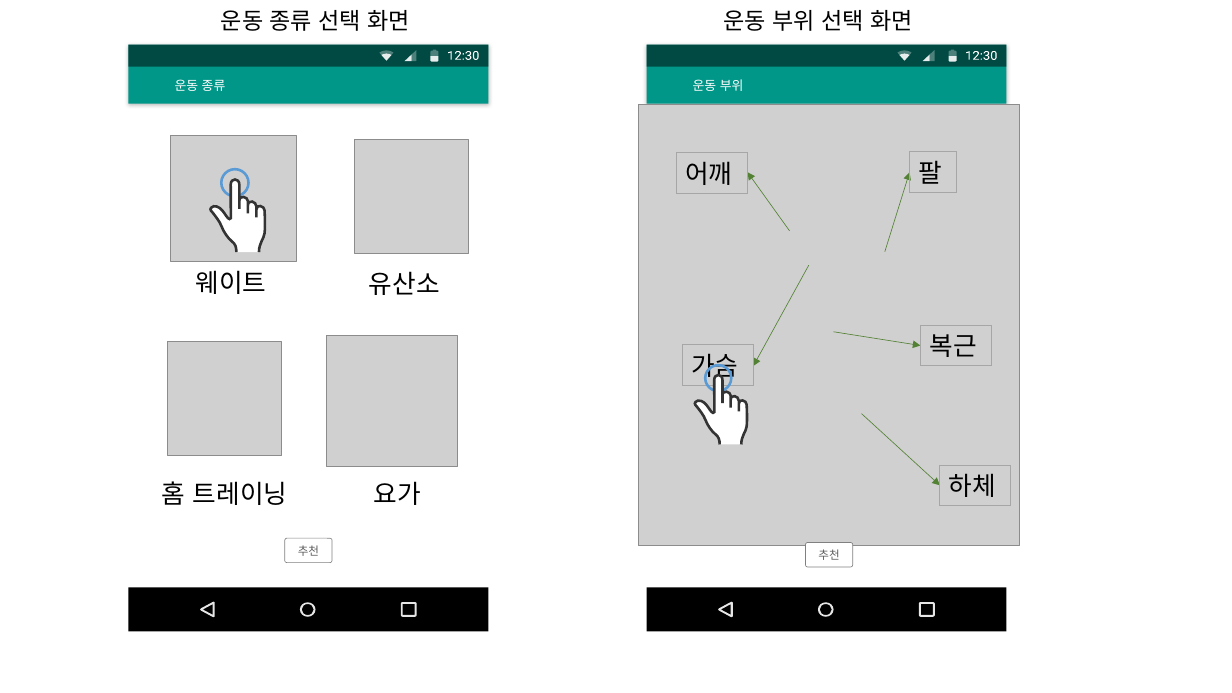
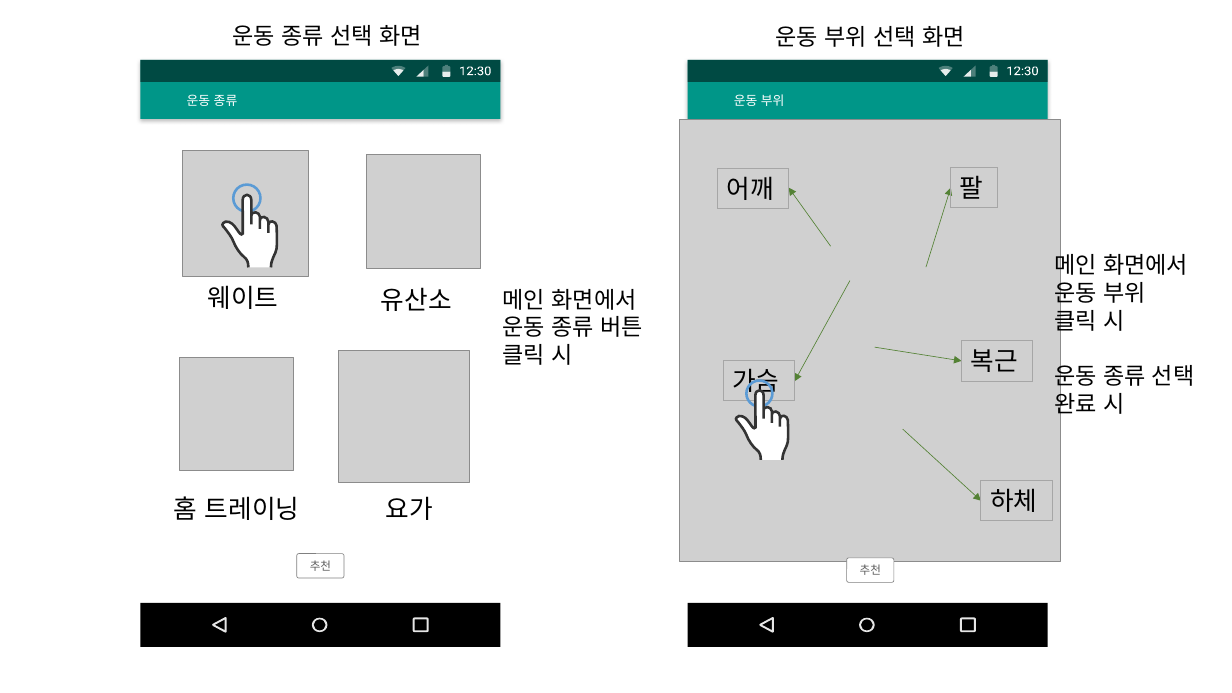
Before and after one commit to alstjr7437/AHC-AppProject, a slide deck: slide 6 of 설계/2반201915622김민석.pptx (slide 3 before the commit). Drawn at 1232x693 pixels with LibreOffice and Linux fonts; fonts in the diff are those of the drawing; grey boxes stand for pictures. Boxes give left, top, right and bottom in pixels: in the first picture for what was removed or moved away, otherwise in the second. Text is boxed around its words. In the diff, an @@ line names an element or a change of style, - is before the commit and + after.

```diff
--- a/설계/2반201915622김민석.pptx
+++ b/설계/2반201915622김민석.pptx
@@ text "운동 부위 선택 화면" moved from (x1=723, y1=10, x2=913, y2=31) to (x1=776, y1=26, x2=966, y2=47) @@
@@ 11 freeform shapes, 8 rectangles, 5 arrows, 1 picture, 1 rounded rectangle, 1 ellipse moved together from (x1=639, y1=44, x2=1020, y2=632) to (x1=679, y1=60, x2=1061, y2=647) @@
@@ text added at (x1=1054, y1=250, x2=1195, y2=418), 18 pt, text #000000 @@
+메인 화면에서
+운동 부위
+클릭 시
+운동 종류 선택 완료 시
@@ text added at (x1=503, y1=289, x2=644, y2=365), 18 pt, text #000000 @@
+메인 화면에서
+운동 종류 버튼 클릭 시
@@ 11 freeform shapes, 5 texts, 4 pictures, 3 rectangles, 1 rounded rectangle, 1 ellipse moved together from (x1=128, y1=10, x2=489, y2=632) to (x1=140, y1=25, x2=501, y2=647) @@
```
Also in this commit, not shown: 5 other slides changed, 1 slide added.
